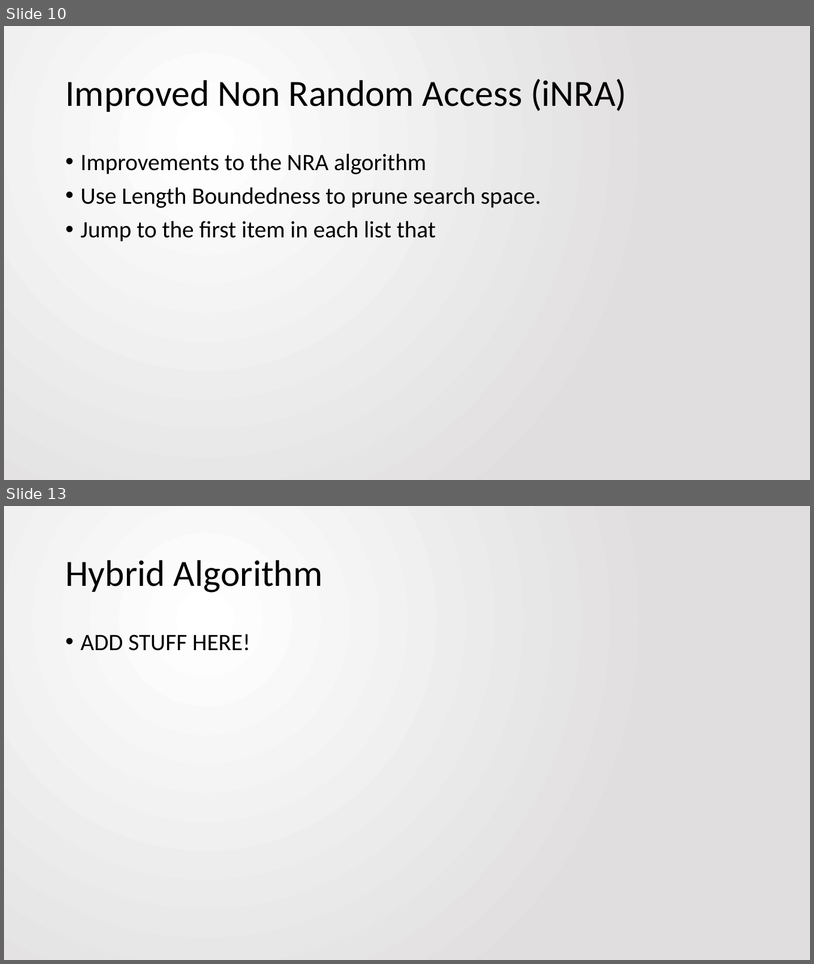
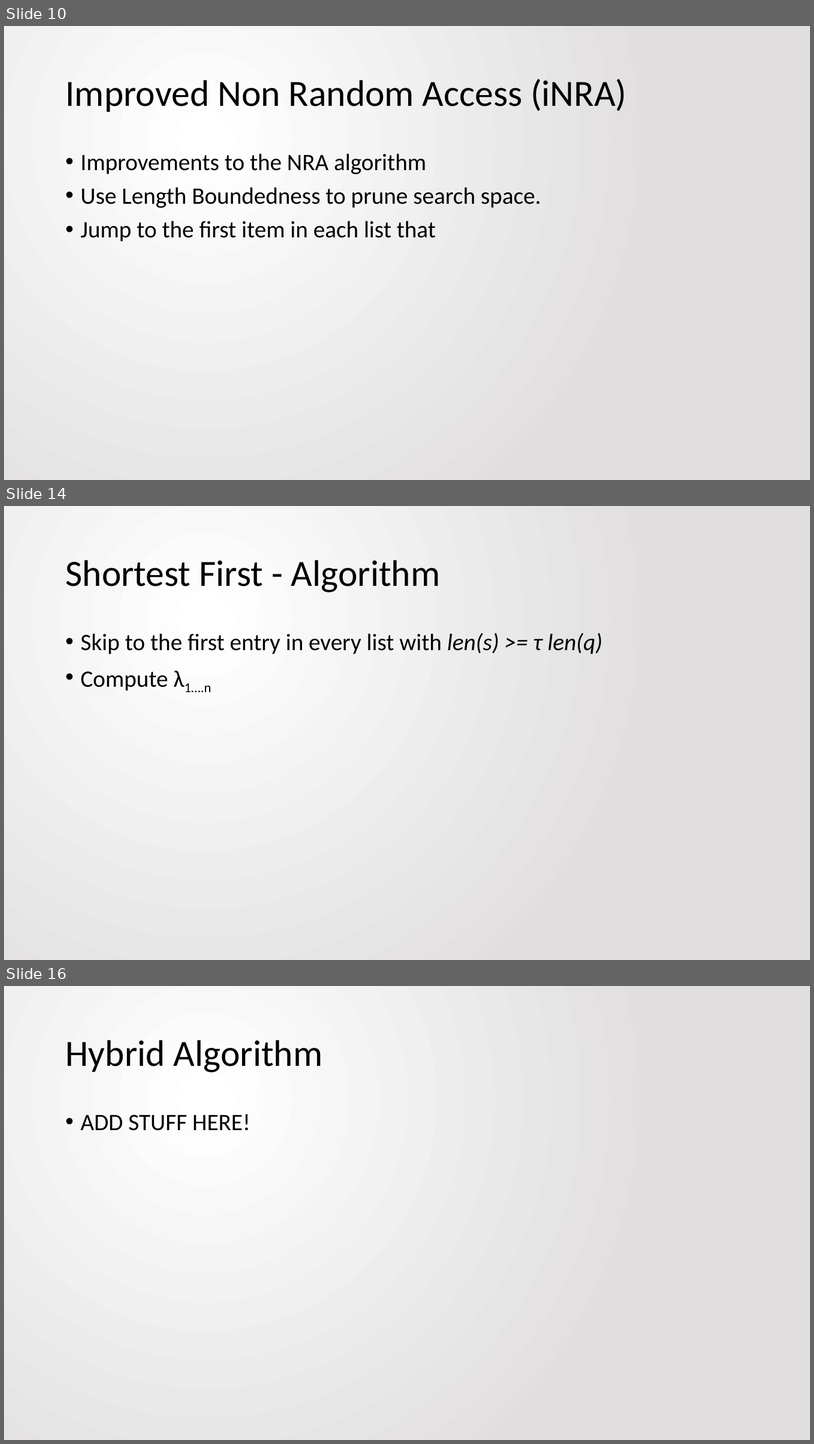
Before and after one commit to jbfitz/EECS405, a slide deck: Paper Presentation/EECS405.PattersonFitzpatrick.PaperPresentation.pptx. Shown one above the other, each under a label of ours: slides 10 and 13 before the commit, slides 10, 14 and 16 after it; the slides between them are not shown. The pictures are 814x964 and 814x1444 pixels, drawn with LibreOffice and Linux fonts; fonts in the diff are those of the drawing. Boxes give left, top, right and bottom in pixels: in the first picture for what was removed or moved away, otherwise in the second. Text is boxed around its words. In the diff, an @@ line names an element or a change of style, - is before the commit and + after.

```diff
--- a/Paper Presentation/EECS405.PattersonFitzpatrick.PaperPresentation.pptx
+++ b/Paper Presentation/EECS405.PattersonFitzpatrick.PaperPresentation.pptx
@@ slide 14 added at (4, 506, 810, 960), background gradient #FFFFFF to #E1DFDF @@
@@ title added at (65, 560, 440, 592), 44 pt, text #000000 @@
+Shortest First - Algorithm
@@ text added at (81, 633, 603, 692), 28 pt, text #000000 @@
+• Skip to the first entry in every list with len(s) >= τ len(q)
+• Compute λ1….n
@@ what was slide 13 is now slide 16 @@
```
Also in this commit, not shown: 3 slides changed, 2 other slides added.
